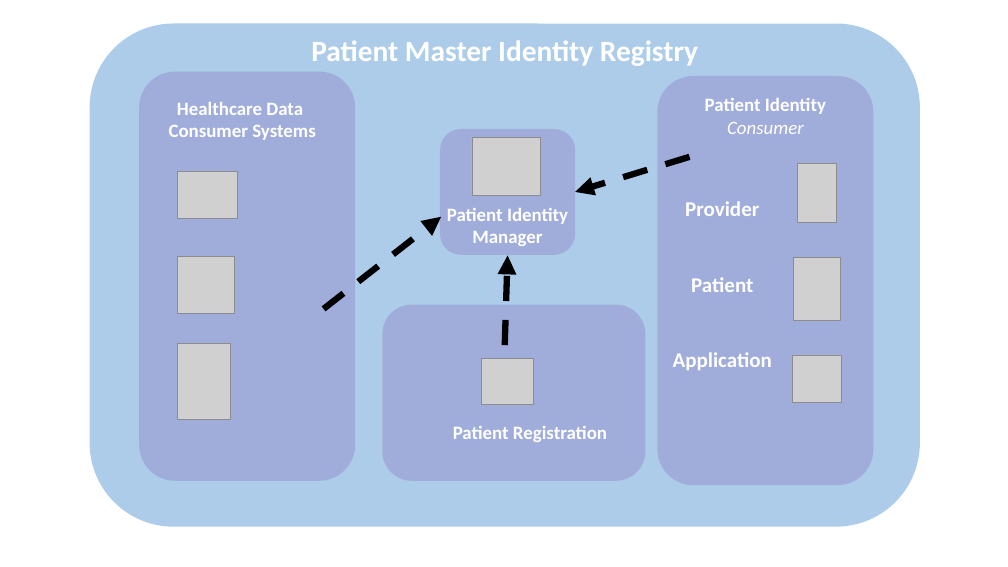
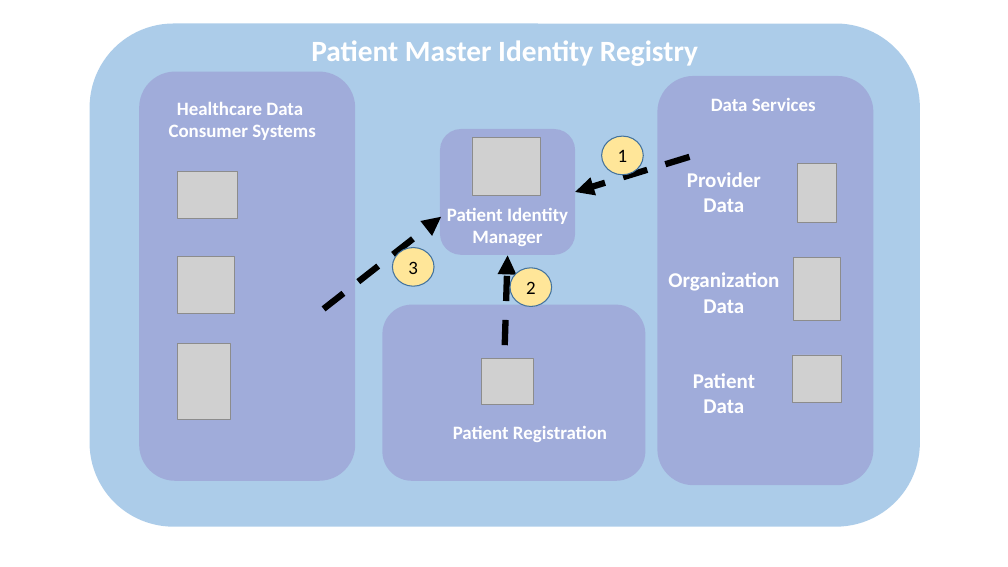
Before and after one commit to IHE/HIE-Whitepaper, a slide deck: slide 1 of images/PMIR_WorkflowGraphic_v2.pptx. Drawn at 1008x567 pixels with LibreOffice and Linux fonts; fonts in the diff are those of the drawing; grey boxes stand for pictures. Boxes give left, top, right and bottom in pixels: in the first picture for what was removed or moved away, otherwise in the second. Text is boxed around its words. In the diff, an @@ line names an element or a change of style, - is before the commit and + after.

```diff
--- a/images/PMIR_WorkflowGraphic_v2.pptx
+++ b/images/PMIR_WorkflowGraphic_v2.pptx
@@ text at box(711, 98, 816, 111): text changed @@
-Patient Identity Consumer
+Data Services
@@ ellipse added at box(602, 136, 644, 175), fill #FFE699, outline #43739E 1 pt, 18 pt, text #000000 @@
+1
@@ text "Provider": place and size @@
-text "Provider" at box(673, 201, 772, 370)
+text "Provider" at box(668, 172, 779, 413)
@@ text at box(668, 198, 779, 313): paragraphs added @@
+Data
+Organization
+Data
@@ ellipse added at box(392, 247, 434, 286), fill #FFE699, outline #43739E 1 pt, 18 pt, text #000000 @@
+3
@@ ellipse added at box(510, 268, 552, 306), fill #FFE699, outline #43739E 1 pt, 18 pt, text #000000 @@
+2
@@ text at box(703, 399, 744, 413): text changed @@
-Application
+Data
```
Also in this commit, not shown: 2 other files.
